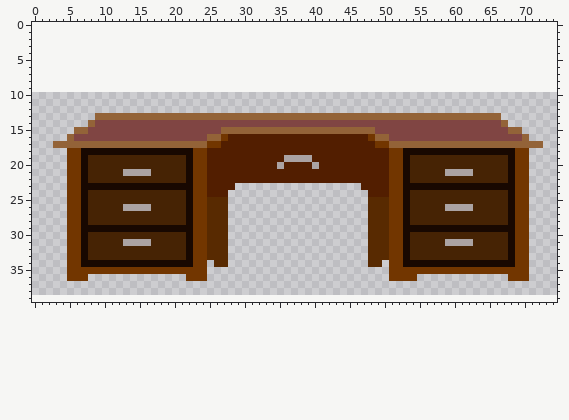
Pixel-art file: assets/objects/scene-1/desk.aseprite. Above: the version before the commit.
75x29 pixels, 1 frame. The old version is drawn lined up with the new one, on the new canvas.
Now the later version:
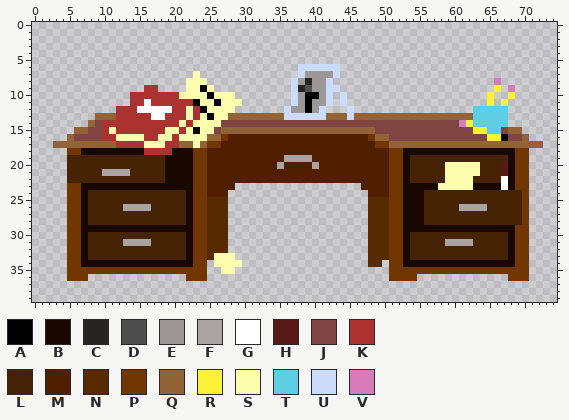
Palette (. is transparent): A #000000  B #180801  C #272424  D #4e4e4e  E #9d9797  F #aba3a3  G #ffffff  H #581818  J #804543  K #ac3232  L #462304  M #521e00  N #582a01  P #723600  Q #936338  R #fbf236  S #fdffae  T #5fcde4  U #cbdbfc  V #d77bba
From old to new:
canvas 75x29 -> 75x40, the old top-left corner now at 0,10
@@ x 0..74 @@
  5 ...........................................................................
- 6 ...........................................................................
- 7 ...........................................................................
- 8 ...........................................................................
- 9 ...........................................................................
-10 ...........................................................................
-11 ...........................................................................
-12 ...........................................................................
-13 .........QQQQQQQQQQQQQQQQQQQQQQQQQQQQQQQQQQQQQQQQQQQQQQQQQQQQQQQQQQ........
-14 ........QJJJJJJJJJJJJJJJJJJJJJJJJJJJJJJJJJJJJJJJJJJJJJJJJJJJJJJJJJJQ.......
-15 ......QQJJJJJJJJJJJJJJJJJJJQQQQQQQQQQQQQQQQQQQQQQJJJJJJJJJJJJJJJJJJJQQ.....
-16 .....QJJJJJJJJJJJJJJJJJJJQQPMMMMMMMMMMMMMMMMMMMMPQQJJJJJJJJJJJJJJJJJJJQ....
-17 ...QQQQQQQQQQQQQQQQQQQQQQPPMMMMMMMMMMMMMMMMMMMMMMPPQQQQQQQQQQQQQQQQQQQQQQ..
-18 .....PPBBBBBBBBBBBBBBBBPPMMMMMMMMMMMMMMMMMMMMMMMMMMPPBBBBBBBBBBBBBBBBPP....
-19 .....PPBLLLLLLLLLLLLLLBPPMMMMMMMMMMMFFFFMMMMMMMMMMMPPBLLLLLLLLLLLLLLBPP....
-20 .....PPBLLLLLLLLLLLLLLBPPMMMMMMMMMMFMMMMFMMMMMMMMMMPPBLLLLLLLLLLLLLLBPP....
-21 .....PPBLLLLLFFFFLLLLLBPPMMMMMMMMMMMMMMMMMMMMMMMMMMPPBLLLLLFFFFLLLLLBPP....
-22 .....PPBLLLLLLLLLLLLLLBPPMMMMMMMMMMMMMMMMMMMMMMMMMMPPBLLLLLLLLLLLLLLBPP....
-23 .....PPBBBBBBBBBBBBBBBBPPMMMM..................MMMMPPBBBBBBBBBBBBBBBBPP....
-24 .....PPBLLLLLLLLLLLLLLBPPMMM....................MMMPPBLLLLLLLLLLLLLLBPP....
-25 .....PPBLLLLLLLLLLLLLLBPPNNN....................NNNPPBLLLLLLLLLLLLLLBPP....
-26 .....PPBLLLLLFFFFLLLLLBPPNNN....................NNNPPBLLLLLFFFFLLLLLBPP....
-27 .....PPBLLLLLLLLLLLLLLBPPNNN....................NNNPPBLLLLLLLLLLLLLLBPP....
-28 .....PPBLLLLLLLLLLLLLLBPPNNN....................NNNPPBLLLLLLLLLLLLLLBPP....
+ 6 ......................................UUUUUU...............................
+ 7 .......................S..............UEEEEU...............................
+ 8 ......................SSS............UECEEU.......................V........
+ 9 ................KK....SSAS...........UCDEEUU......................R.V......
+10 ..............KKKKKKKSSSSASSS........UEAAEU.U....................R..R......
+11 ..............KKGKKKKKKASSASSS.......UEAEEU.U....................R.R.......
+12 ............KKKGGGGGKKSKASSSS.......UEEAEU...U.................TTTTT.......
+13 .........QQQKKKKKGGKKKSKSASSQQQQQQQQUUUUUUQQQUQQQQQQQQQQQQQQQQQTTTTT.......
+14 ........QJKKKKKKKKKKKSKSSSSJJJJJJJJJJJJJJJJJJJJJJJJJJJJJJJJJJVRTTTTT.......
+15 ......QQJJKSKKKKKKKSSKSASSJQQQQQQQQQQQQQQQQQQQQQQJJJJJJJJJJJJJJRRTTJQQ.....
+16 .....QJJJJKKSSSSKKSSKSSSSQQPMMMMMMMMMMMMMMMMMMMMPQQJJJJJJJJJJJJJJRRAJJQ....
+17 ...QQQQQQQQQKKKKSSSKKQQSQPPMMMMMMMMMMMMMMMMMMMMMMPPQQQQQQQQQQQQQQQQQQQQQQ..
+18 .....PPBBBBBBBBBKKKKBBBPPMMMMMMMMMMMMMMMMMMMMMMMMMMPPBBBBBBBBBBBBBBBBPP....
+19 .....LLLLLLLLLLLLLLBBBBPPMMMMMMMMMMMFFFFMMMMMMMMMMMPPBLLLLLLLLLLLLLLBPP....
+20 .....LLLLLLLLLLLLLLBBBBPPMMMMMMMMMMFMMMMFMMMMMMMMMMPPBLLLLLSSSSSLLLHBPP....
+21 .....LLLLLFFFFLLLLLBBBBPPMMMMMMMMMMMMMMMMMMMMMMMMMMPPBLLLLLSSSSSLLLHBPP....
+22 .....LLLLLLLLLLLLLLBBBBPPMMMMMMMMMMMMMMMMMMMMMMMMMMPPBLLLLLSSSSLLLLGBPP....
+23 .....PPBBBBBBBBBBBBBBBBPPMMMM..................MMMMPPBBBBBSSSSSBBBBGBPP....
+24 .....PPBLLLLLLLLLLLLLLBPPMMM....................MMMPPBBBLLLLLLLLLLLLLLP....
+25 .....PPBLLLLLLLLLLLLLLBPPNNN....................NNNPPBBBLLLLLLLLLLLLLLP....
+26 .....PPBLLLLLFFFFLLLLLBPPNNN....................NNNPPBBBLLLLLFFFFLLLLLP....
+27 .....PPBLLLLLLLLLLLLLLBPPNNN....................NNNPPBBBLLLLLLLLLLLLLLP....
+28 .....PPBLLLLLLLLLLLLLLBPPNNN....................NNNPPBBBLLLLLLLLLLLLLLP....
 29 .....PPBBBBBBBBBBBBBBBBPPNNN....................NNNPPBBBBBBBBBBBBBBBBPP....
@@ x 24..31 @@
 32 PNNN....
-33 PNNN....
-34 P.NN....
-35 P.......
+33 PNSSS...
+34 P.SSSS..
+35 P..SS...
 36 P.......
Where, in picture pixels (left, top, right, bottom), the same in both pictures:
changed: (284, 64, 354, 120)
changed: (67, 71, 242, 183)
changed: (410, 78, 522, 225)
changed: (214, 253, 242, 274)
